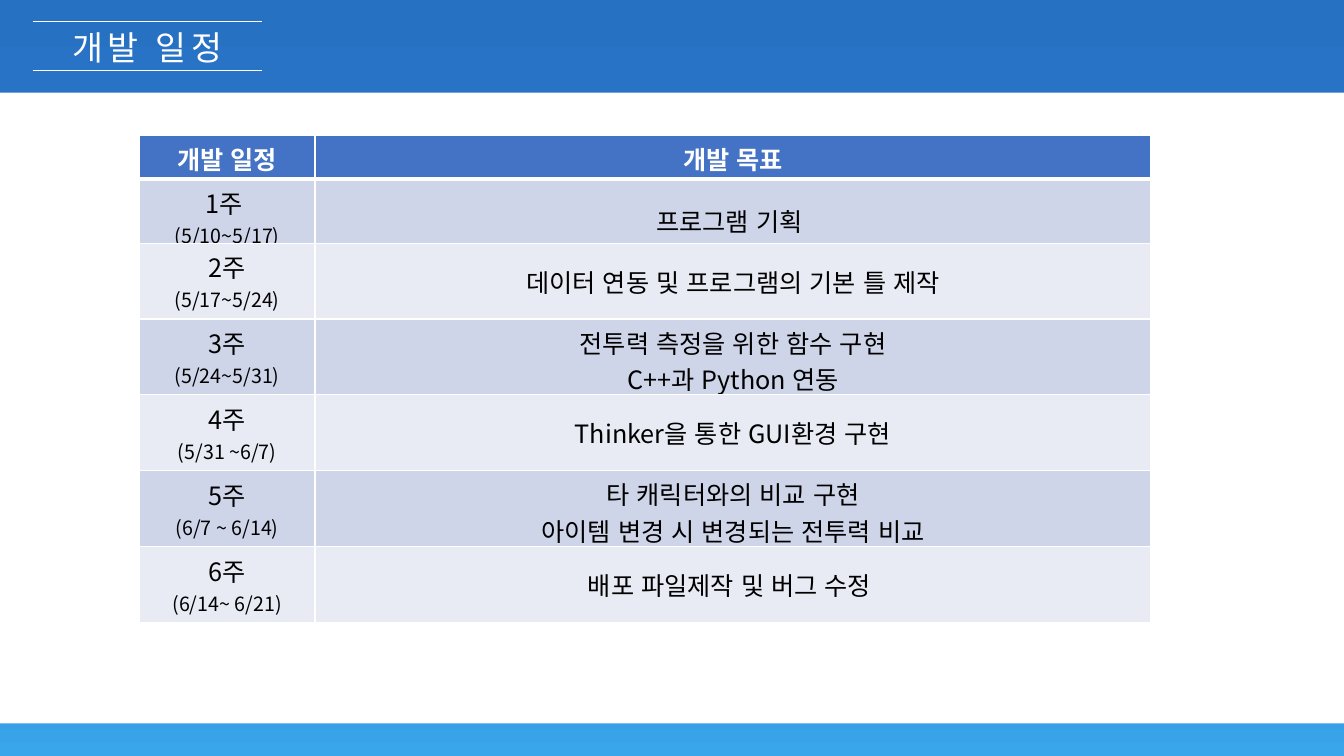
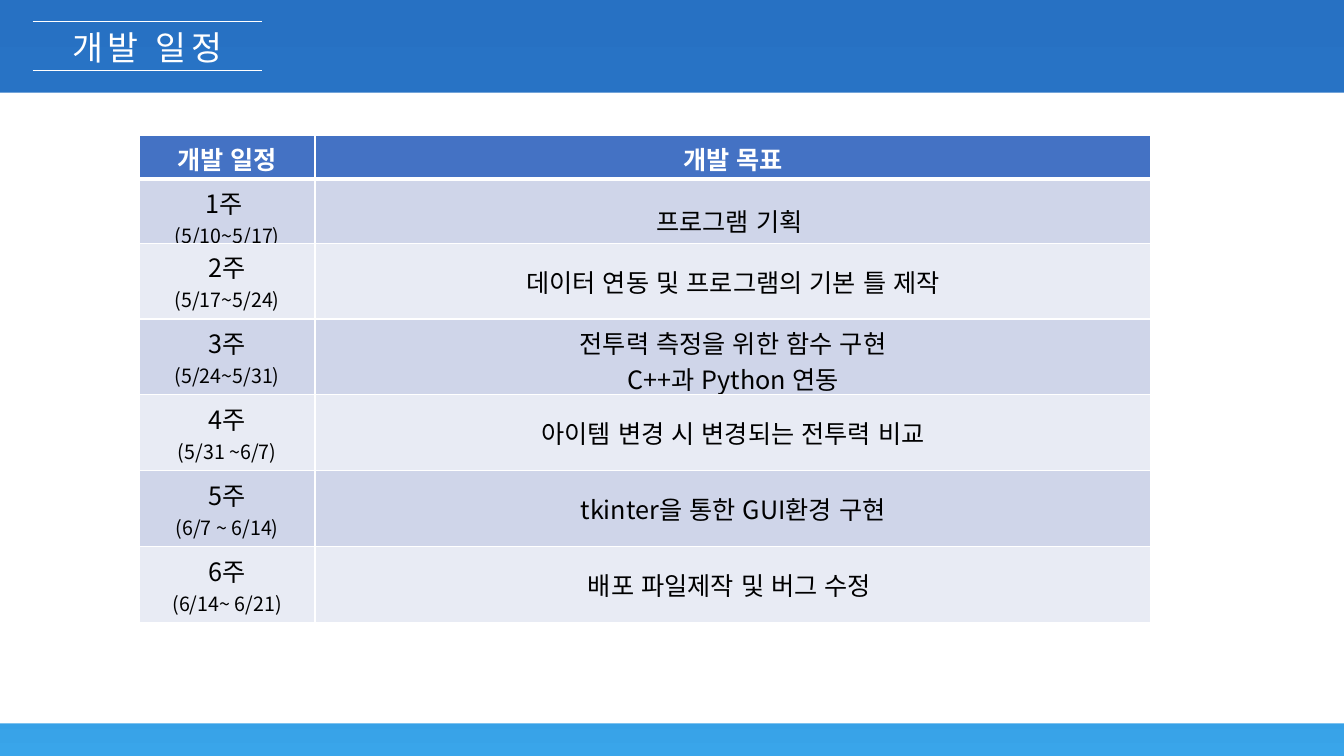
Before and after one commit to dw5450/Script-_language_term_assignment, a slide deck: slide 7 of 스크립트 언어 기말 과제 기획서.pptx. Drawn at 1344x756 pixels with LibreOffice and Linux fonts; fonts in the diff are those of the drawing. Boxes give left, top, right and bottom in pixels: in the first picture for what was removed or moved away, otherwise in the second. Text is boxed around its words. In the diff, an @@ line names an element or a change of style, - is before the commit and + after.

```diff
--- a/스크립트 언어 기말 과제 기획서.pptx
+++ b/스크립트 언어 기말 과제 기획서.pptx
@@ table at (139,135,1150,622) @@
-row 5, column 2: Thinker을 통한 GUI환경 구현
+row 5, column 2: 아이템 변경 시 변경되는 전투력 비교
-row 6, column 2: 타 캐릭터와의 비교 구현 / 아이템 변경 시 변경되는 전투력 비교
+row 6, column 2: tkinter을 통한 GUI환경 구현
```
Also in this commit, not shown: 6 other slides changed, 2 other files.
